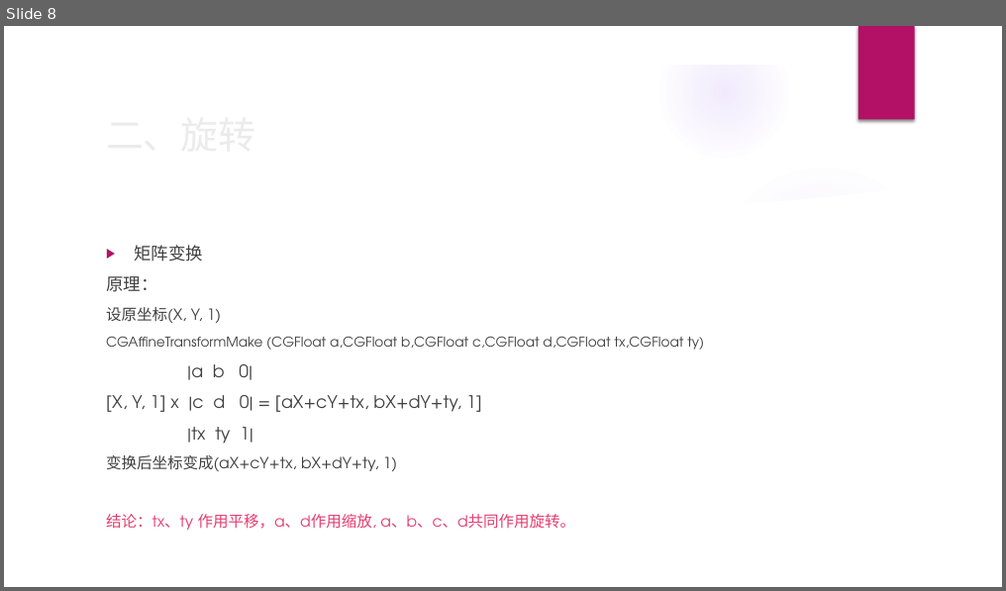
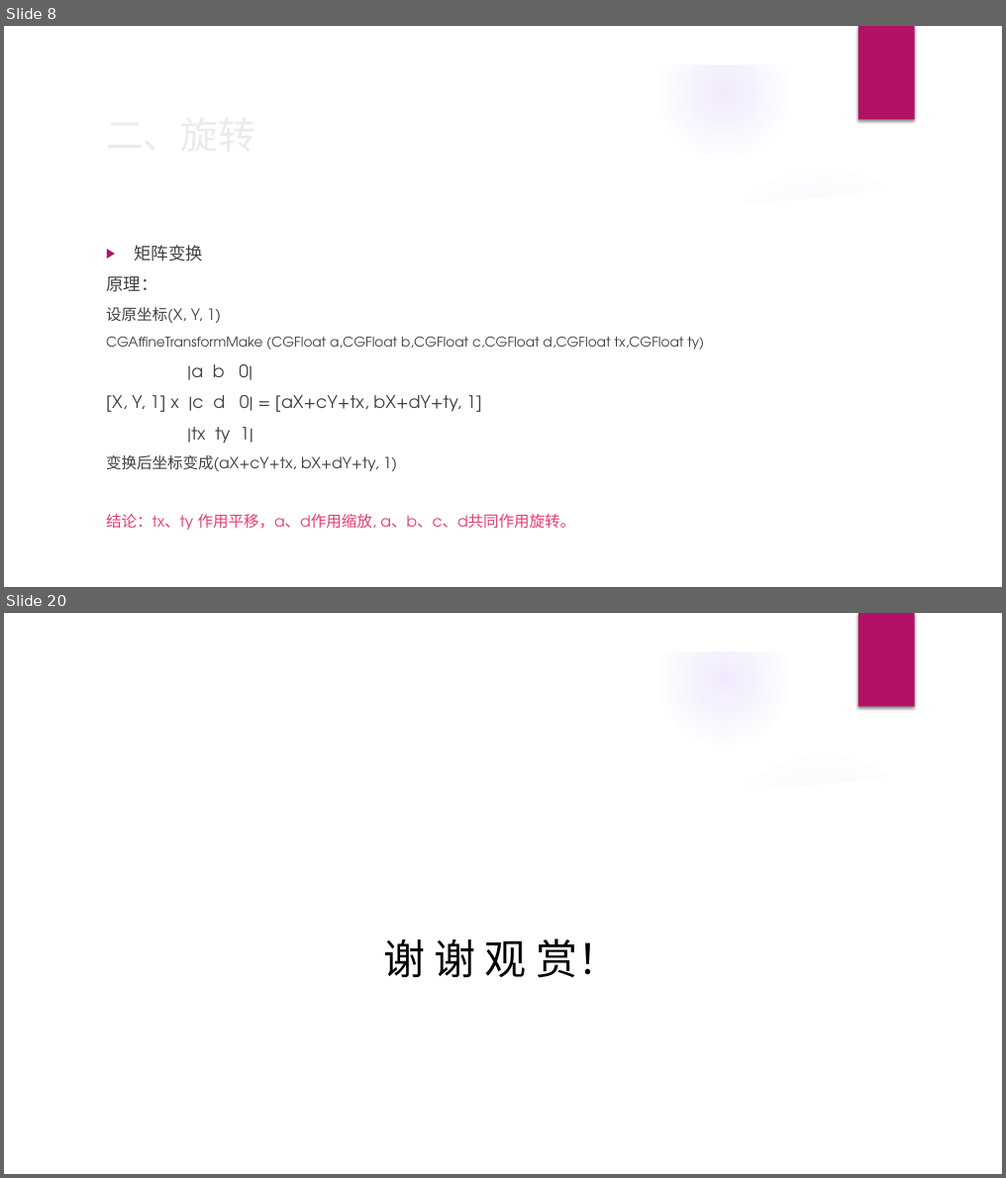
Before and after one commit to benben2019/BBVideoBox, a slide deck: AVFoundation-音视频剪辑.pptx. Shown one above the other, each under a label of ours: slide 8 before the commit, slides 8 and 20 after it; the slides between them are not shown. The pictures are 1006x591 and 1006x1178 pixels, drawn with LibreOffice and Linux fonts; fonts in the diff are those of the drawing; background and template pictures are left out. Boxes give left, top, right and bottom in pixels: in the first picture for what was removed or moved away, otherwise in the second. Text is boxed around its words. In the diff, an @@ line names an element or a change of style, - is before the commit and + after.

```diff
--- a/AVFoundation-音视频剪辑.pptx
+++ b/AVFoundation-音视频剪辑.pptx
@@ slide 20 added at [4,613,1002,1174], background picture (left out); not listed: 9 template elements that a slide beside it also shows @@
@@ text added at [383,939,619,978], 40 pt, text #000000 @@
+谢 谢 观 赏！
```
Also in this commit, not shown: 5 slides changed, 10 other slides added, 2 slides removed, 2 other files.
